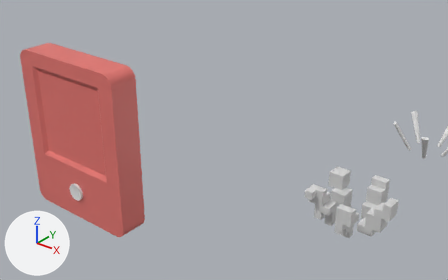
Two versions of the Blender file rocco.blend, one commit apart.
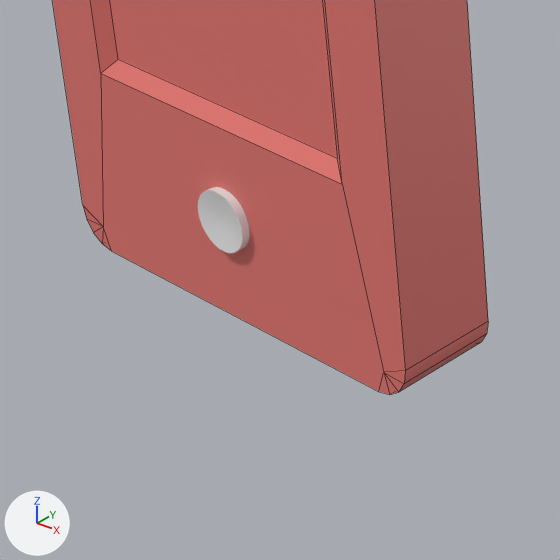
There are two pictures of each version: one from a 50 mm lens placed at (31.41, -23.87, 16.94), pointed at (6.99, 6.65, -1.98), one close up on the part from 4% to 36% of the width and 48% to 100% of the height. The lights are fixed; the arrows at lower left show +X, +Y and +Z. The close-ups show mesh edges as thin lines.

In view in the first close-up: 'Button', 'Case.003'.
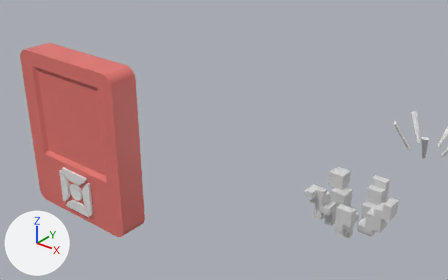
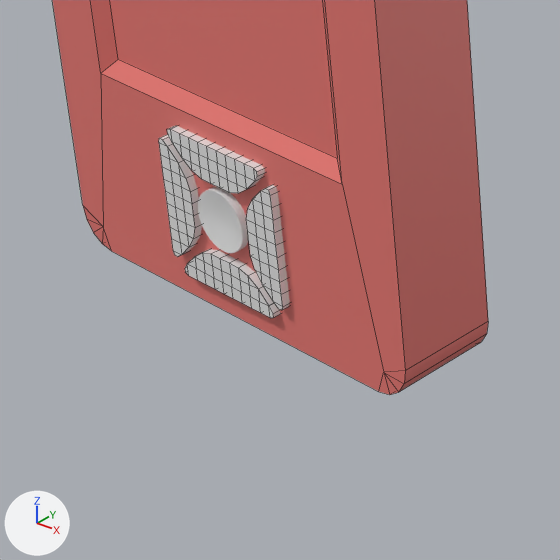
Commit message: Add directional buttons

Changed parts and their boxes [x1, y1, x2, y2] in the close-ups (560 x 560 px):
'Right Button', added
    after: [246, 185, 290, 310]
'Up Button', added
    after: [167, 126, 265, 193]
'Left Button', added
    after: [159, 135, 202, 257]
'Down Button', added
    after: [185, 249, 280, 318]

Edits to the bpy script that builds the scene:
```text
Add me_plane_005:
    me_plane_005.from_pydata(...)  # 70 vertices, 55 faces; spans x -1.24..1.24, y -1.17..-0.75, z -4.45..-3.68
    me_plane_005.polygons.foreach_set('use_smooth', [True] * 55)
    me_plane_005.materials.append(mat_button)  # white #e7e7e7
Add me_plane:
    me_plane.from_pydata(...)  # 70 vertices, 55 faces; spans x 0.78..1.54, y -1.17..-0.75, z -6.46..-3.99
    me_plane.polygons.foreach_set('use_smooth', [True] * 55)
    me_plane.materials.append(mat_button)  # white #e7e7e7
Add me_plane_004:
    me_plane_004.from_pydata(...)  # 70 vertices, 55 faces; spans x -1.54..-0.78, y -1.17..-0.75, z -6.46..-3.99
    me_plane_004.polygons.foreach_set('use_smooth', [True] * 55)
    me_plane_004.materials.append(mat_button)  # white #e7e7e7
Add me_plane_003:
    me_plane_003.from_pydata(...)  # 70 vertices, 55 faces; spans x -1.24..1.24, y -1.17..-0.75, z -6.77..-6.0
    me_plane_003.polygons.foreach_set('use_smooth', [True] * 55)
    me_plane_003.materials.append(mat_button)  # white #e7e7e7
Add ob_up_button:
    ob_up_button = bpy.data.objects.new('Up Button', me_plane_005)
    ob_up_button.parent = ob_case_003
    ob_up_button.location = (0.0, 0.0, 0.0)
Add ob_right_button:
    ob_right_button = bpy.data.objects.new('Right Button', me_plane)
    ob_right_button.parent = ob_case_003
    ob_right_button.location = (0.0, 0.0, 0.0)
Add ob_left_button:
    ob_left_button = bpy.data.objects.new('Left Button', me_plane_004)
    ob_left_button.parent = ob_case_003
    ob_left_button.location = (0.0, 0.0, 0.0)
Add ob_down_button:
    ob_down_button = bpy.data.objects.new('Down Button', me_plane_003)
    ob_down_button.parent = ob_case_003
    ob_down_button.location = (0.0, 0.0, 0.0)
```
